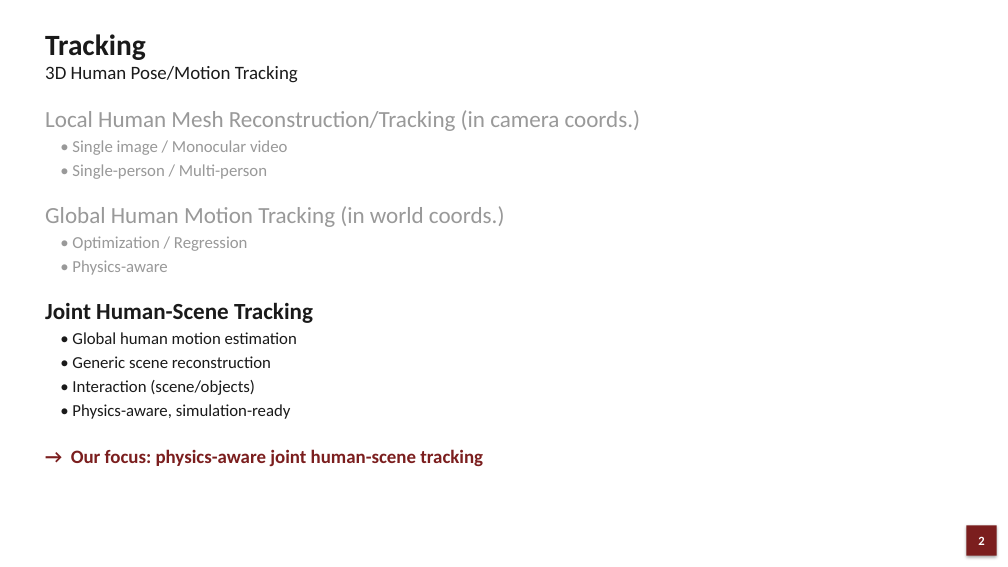
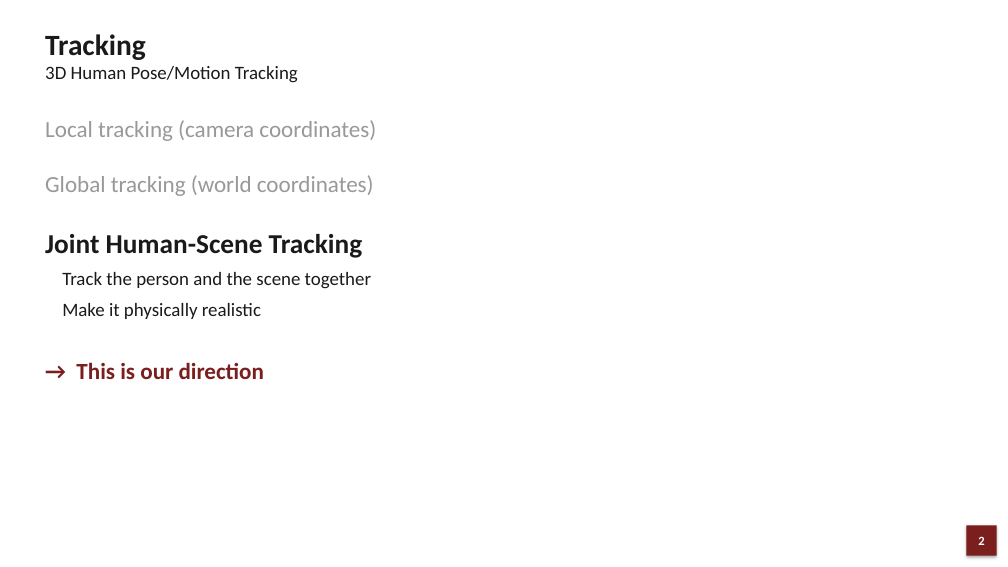
Before and after one commit to JCNTH/Pact3D, a slide deck: slide 2 of Pact3D_Presentation.pptx. Drawn at 1008x567 pixels with LibreOffice and Linux fonts; fonts in the diff are those of the drawing. Boxes give left, top, right and bottom in pixels: in the first picture for what was removed or moved away, otherwise in the second. Text is boxed around its words. In the diff, an @@ line names an element or a change of style, - is before the commit and + after.

```diff
--- a/Pact3D_Presentation.pptx
+++ b/Pact3D_Presentation.pptx
@@ text "Local tracking (camera coordinates)": place and size @@
-text "Local tracking (camera coordinates)" at (45,110,641,467)
+text "Local tracking (camera coordinates)" at (45,120,376,379)
@@ text at (45,120,376,196): text changed @@
-Local Human Mesh Reconstruction/Tracking (in camera coords.)
-• Single image / Monocular video
-• Single-person / Multi-person
-Global Human Motion Tracking (in world coords.)
-• Optimization / Regression
-• Physics-aware
+Local tracking (camera coordinates)
+Global tracking (world coordinates)
@@ text at (45,234,363,258): size 22 to 26 pt in "Joint Human-Scene Tracking"; line spacing 28.6pt to 36.4pt; more space between paragraphs @@
@@ text at (62,272,371,379): text changed; size 16 to 18 pt @@
-• Global human motion estimation
-• Generic scene reconstruction
-• Interaction (scene/objects)
-• Physics-aware, simulation-ready
-→ Our focus: physics-aware joint human-scene tracking
+Track the person and the scene together
+Make it physically realistic
+→ This is our direction
```
Also in this commit, not shown: 2 other slides changed, 6 slides added, 13 slides removed, 1 other file.
